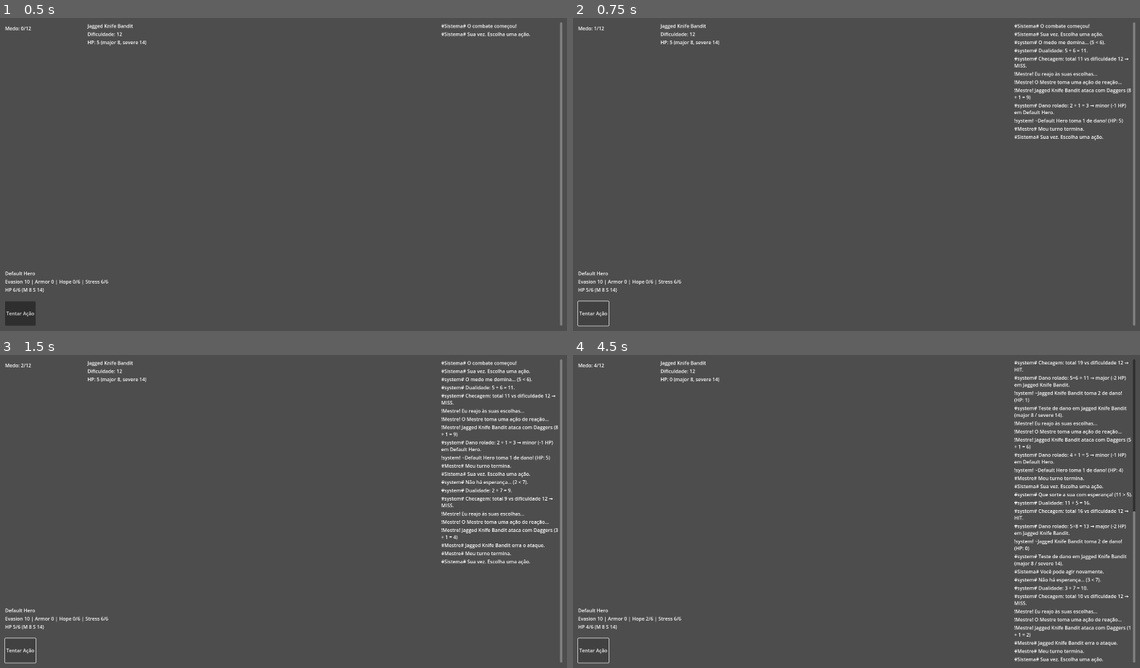
Above: before the commit, frames 1-4 (two rows, left to right).
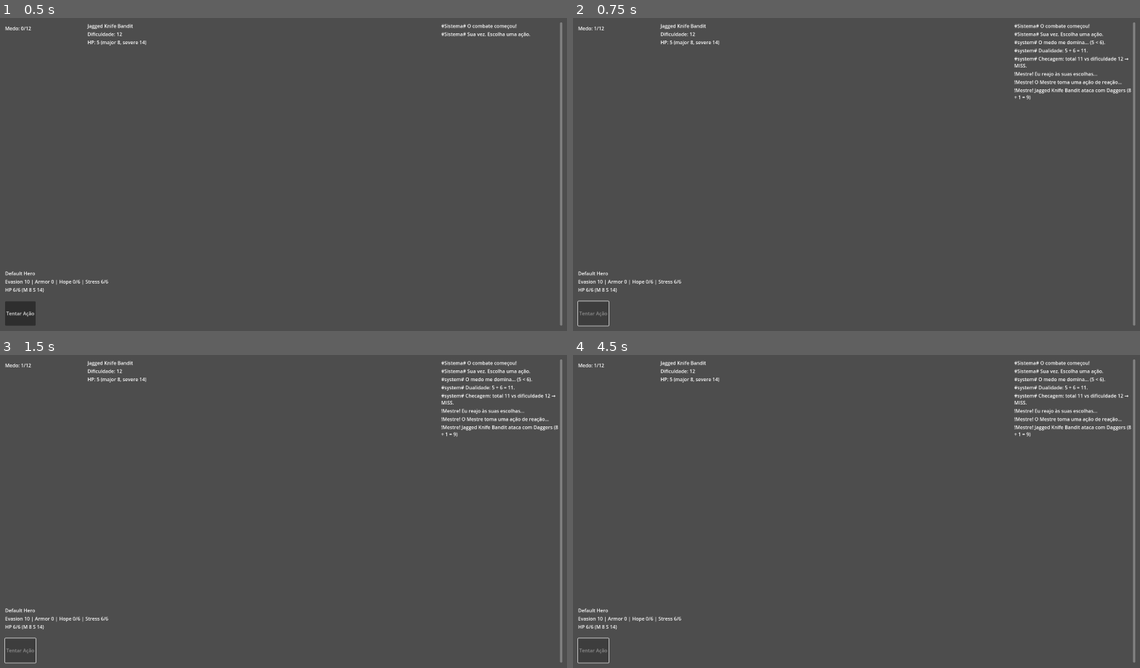
Above: after the commit, the same moments.

Repository: lucsantunes/daggerheart
Game: Godot game, scene res://scenes/CombatScene.tscn
Two runs of this game, one before a commit and one after it. Both use one fixed random seed, a clock stepped at 60 frames per second and the inputs below. The project has no main scene, so this scene is started directly.
Inputs (mouse positions are in pixels of both pictures, inside the frame that each line leads up to):
- Up to frame 1 (0.5 s): no input
- Up to frame 2 (0.75 s): click "Tentar Ação" at 0.5 s
- Up to frame 3 (1.5 s): click (22, 649) at 1.25 s, where only the run before the commit has a clickable "Tentar Ação"
- Up to frame 4 (4.5 s): click (595, 649) at 2 s, where only the run before the commit has a clickable "Tentar Ação"; tap Enter at 2.75, 4.25 s; tap L at 2.85, 3.6, 4.35 s; tap Space at 3.5 s

Frame 1 is identical in both runs. In frame 2, 0.6% of the frame differs, in the area x 1-98%, y 27-96%; in frame 3, 1.7%; in frame 4, 5.0%, in the area x 1-100%, y 1-99%.

Commit message:
Refactor MasterAI to improve attack roll handling by integrating DiceRoller for logging d20 rolls. This change enhances the accuracy of hit calculations and ensures that the d20 roll is properly displayed in the logs, improving debugging and gameplay clarity.

Diff:
--- a/scripts/master_ai.gd
+++ b/scripts/master_ai.gd
@@ -61,11 +61,15 @@
 				var attack_bonus: int = 0
 				if typeof(monster) == TYPE_OBJECT and typeof(monster.data) == TYPE_DICTIONARY and monster.data.has("attack_bonus"):
 					attack_bonus = int(monster.data.attack_bonus)
-				var d20 := 0
-				if dice_roller and dice_roller.has_method("roll_d20"):
-					d20 = randi_range(1, 20) + attack_bonus
-					print("[MasterAI] To-Hit roll: d20 + %d = %d vs evasion %d" % [attack_bonus, d20, int(player_target.data.evasion)])
-				var hit := d20 >= int(player_target.data.evasion)
+				var to_hit: int = 0
+				if dice_roller and dice_roller.has_method("roll_d20") and dice_roller.has_signal("d20_rolled"):
+					# Use DiceRoller so logs show the d20 roll; await the emitted value (already includes modifier)
+					dice_roller.roll_d20(attack_bonus)
+					to_hit = int(await dice_roller.d20_rolled)
+				else:
+					to_hit = randi_range(1, 20) + attack_bonus
+				print("[MasterAI] To-Hit roll: d20 + %d = %d vs evasion %d" % [attack_bonus, to_hit, int(player_target.data.evasion)])
+				var hit := to_hit >= int(player_target.data.evasion)
 				if hit:
 					print("[MasterAI] HIT. Resolving damage into %s" % player_target.data.name)
 					combat_manager.resolve_attack(monster, player_target, weapon_roll)
